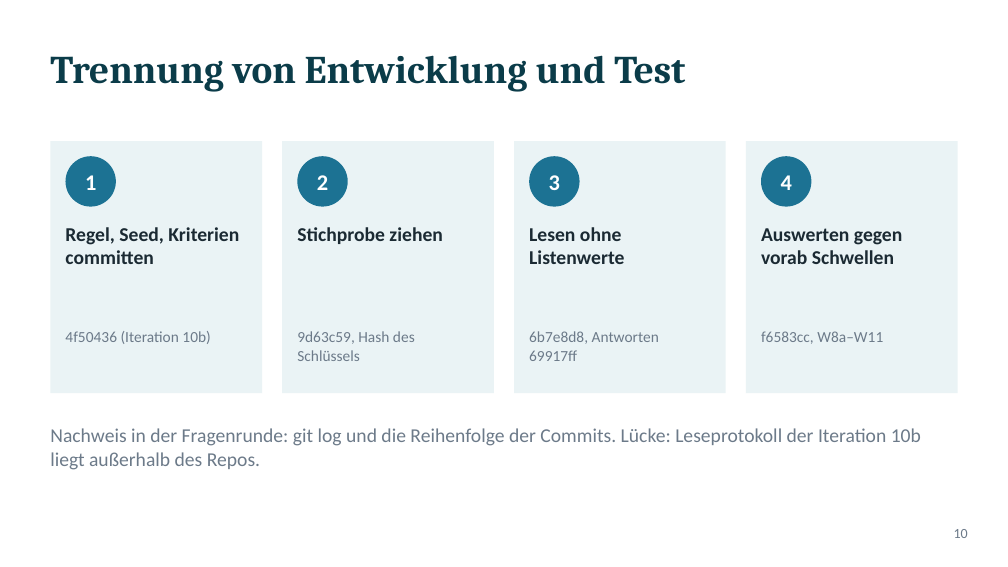
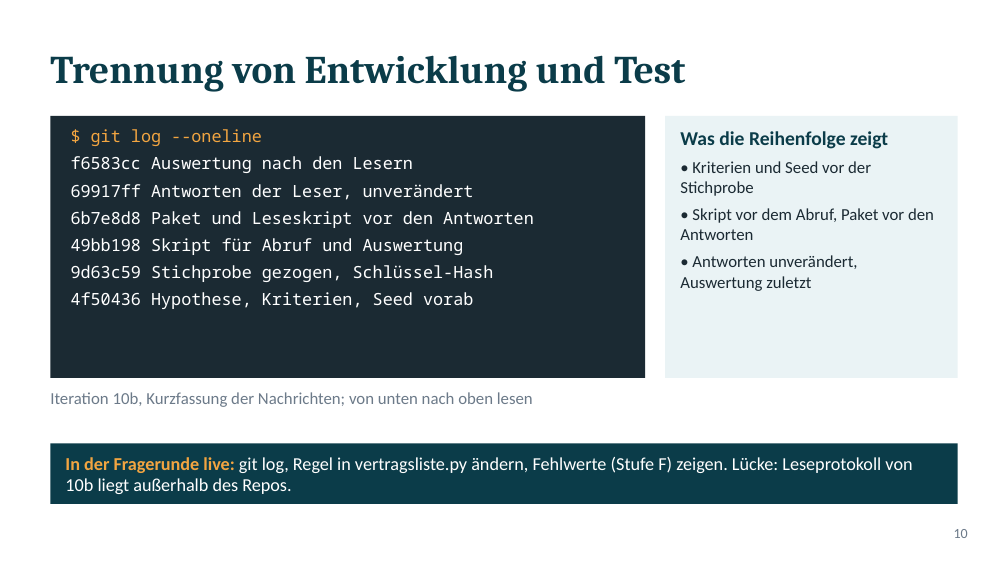
Before and after one commit to ludwigrichthammer9-web/vergabe_radar, a slide deck: slide 10 of docs/vortrag/vortrag_vergabe_radar.pptx. Drawn at 1008x567 pixels with LibreOffice and Linux fonts; fonts in the diff are those of the drawing. Boxes give left, top, right and bottom in pixels: in the first picture for what was removed or moved away, otherwise in the second. Text is boxed around its words. In the diff, an @@ line names an element or a change of style, - is before the commit and + after.

```diff
--- a/docs/vortrag/vortrag_vergabe_radar.pptx
+++ b/docs/vortrag/vortrag_vergabe_radar.pptx
@@ rectangle: place and size @@
-rectangle at (50, 141, 262, 393)
+rectangle at (50, 116, 645, 378)
@@ rectangle at (50, 116, 645, 378): fill #EAF3F5 to #1B2A33 @@
@@ rectangle: place and size @@
-rectangle at (746, 141, 958, 393)
+rectangle at (665, 116, 958, 378)
@@ text added at (71, 129, 534, 309), 12 pt, text #FFFFFF @@
+$ git log --oneline
+f6583cc Auswertung nach den Lesern
+69917ff Antworten der Leser, unverändert
+6b7e8d8 Paket und Leseskript vor den Antworten
+49bb198 Skript für Abruf und Auswertung
+9d63c59 Stichprobe gezogen, Schlüssel-Hash
+4f50436 Hypothese, Kriterien, Seed vorab
@@ rectangle removed at (282, 141, 494, 393) @@
@@ rectangle removed at (514, 141, 726, 393) @@
@@ text added at (680, 131, 934, 291), 12 pt, text #1B2A33 @@
+Was die Reihenfolge zeigt
+• Kriterien und Seed vor der Stichprobe
+• Skript vor dem Abruf, Paket vor den Antworten
+• Antworten unverändert, Auswertung zuletzt
@@ ellipse removed at (66, 156, 116, 207) @@
@@ text removed at (85, 175, 96, 190) @@
-1
@@ ellipse removed at (297, 156, 348, 207) @@
@@ text removed at (317, 175, 328, 190) @@
-2
@@ ellipse removed at (529, 156, 580, 207) @@
@@ text removed at (549, 175, 560, 190) @@
-3
@@ ellipse removed at (761, 156, 811, 207) @@
@@ text removed at (781, 175, 792, 190) @@
-4
@@ text removed at (65, 227, 239, 264) @@
-Regel, Seed, Kriterien committen
@@ text removed at (297, 227, 442, 244) @@
-Stichprobe ziehen
@@ text removed at (529, 227, 624, 264) @@
-Lesen ohne Listenwerte
@@ text removed at (761, 228, 903, 264) @@
-Auswerten gegen vorab Schwellen
@@ text removed at (65, 331, 210, 344) @@
-4f50436 (Iteration 10b)
@@ text removed at (297, 331, 415, 361) @@
-9d63c59, Hash des Schlüssels
@@ text removed at (529, 331, 659, 361) @@
-6b7e8d8, Antworten 69917ff
@@ text removed at (761, 331, 883, 344) @@
-f6583cc, W8a–W11
@@ text added at (50, 392, 533, 407), 12 pt, text #6C7A89 @@
+Iteration 10b, Kurzfassung der Nachrichten; von unten nach oben lesen
@@ rectangle added at (50, 444, 958, 504), fill #0B3C49 @@
@@ text "In der Fragerunde live: git ..." at (65, 457, 912, 494): vertical alignment top to middle @@
@@ text at (65, 457, 912, 494): text changed; size 14 to 13 pt; text colour #6C7A89 to #FFFFFF @@
-Nachweis in der Fragenrunde: git log und die Reihenfolge der Commits. Lücke: Leseprotokoll der Iteration 10b liegt außerhalb des Repos.
+In der Fragerunde live: git log, Regel in vertragsliste.py ändern, Fehlwerte (Stufe F) zeigen. Lücke: Leseprotokoll von 10b liegt außerhalb des Repos.
```
Also in this commit, not shown: 7 other slides changed, 3 slides added, 3 slides removed, 1 other file.
